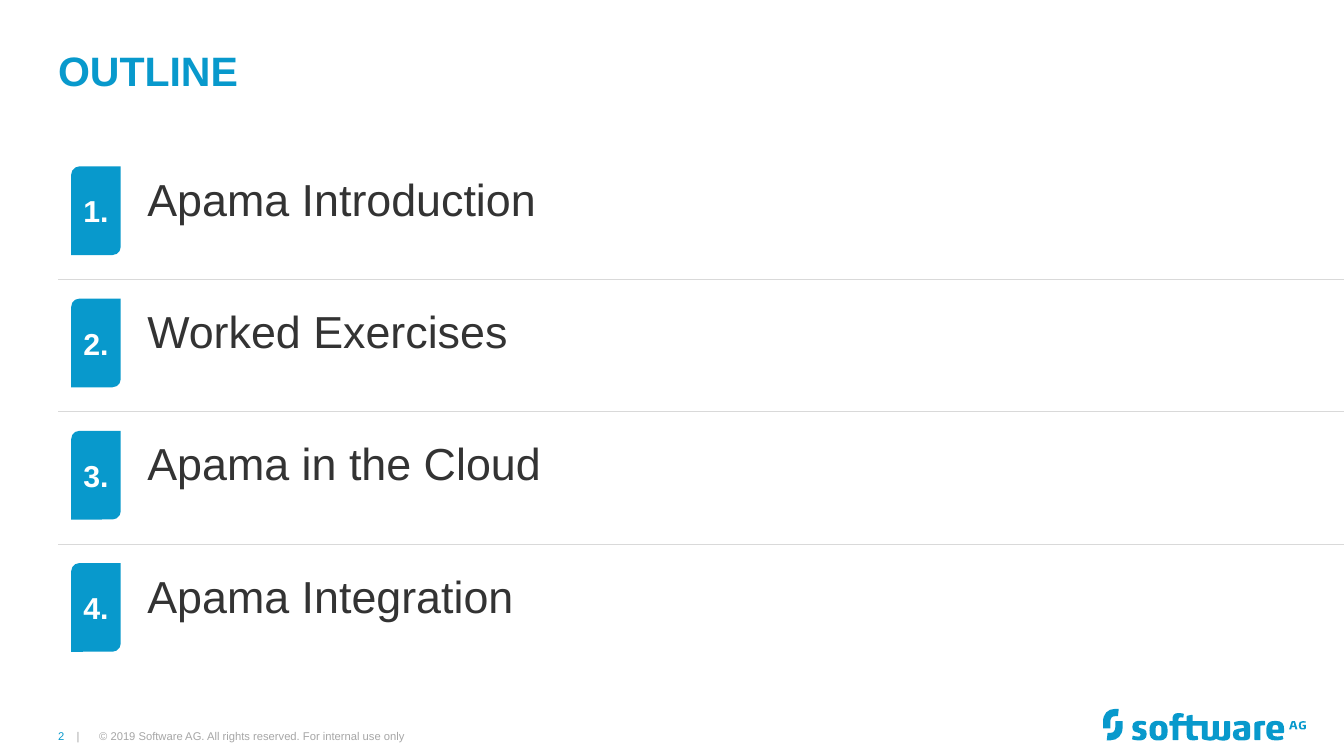
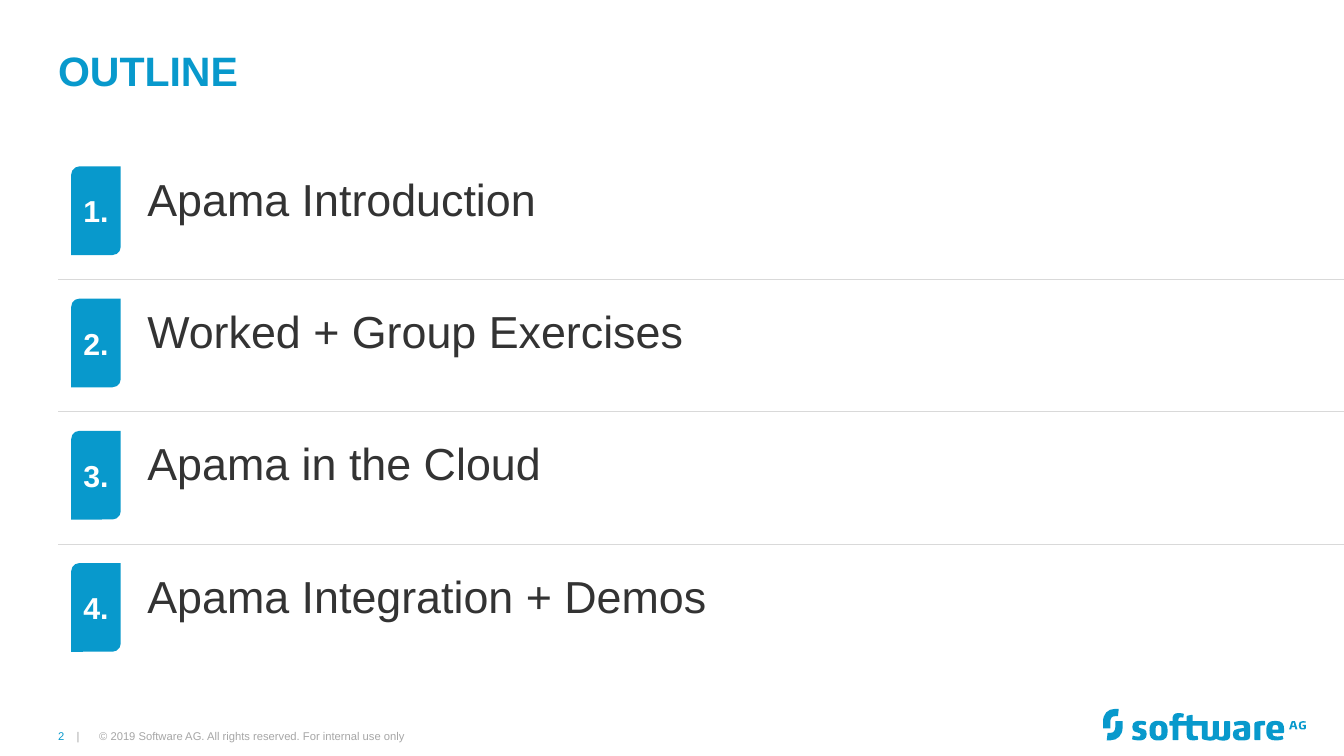
Before and after one commit to Cumulocity-IoT/apama-streaming-analytics-intro-training, a slide deck: slide 2 of Apama GAP Training.pptx. Drawn at 1344x756 pixels with LibreOffice and Linux fonts; fonts in the diff are those of the drawing; background and template pictures are left out. Boxes give left, top, right and bottom in pixels: in the first picture for what was removed or moved away, otherwise in the second. Text is boxed around its words. In the diff, an @@ line names an element or a change of style, - is before the commit and + after.

```diff
--- a/Apama GAP Training.pptx
+++ b/Apama GAP Training.pptx
@@ text at [147,315,683,357]: text changed @@
-Worked Exercises
+Worked + Group Exercises
@@ text at [147,580,706,622]: text changed @@
-Apama Integration
+Apama Integration + Demos
```
Also in this commit, not shown: 21 other slides changed, 1 slide added, 2 slides removed.
